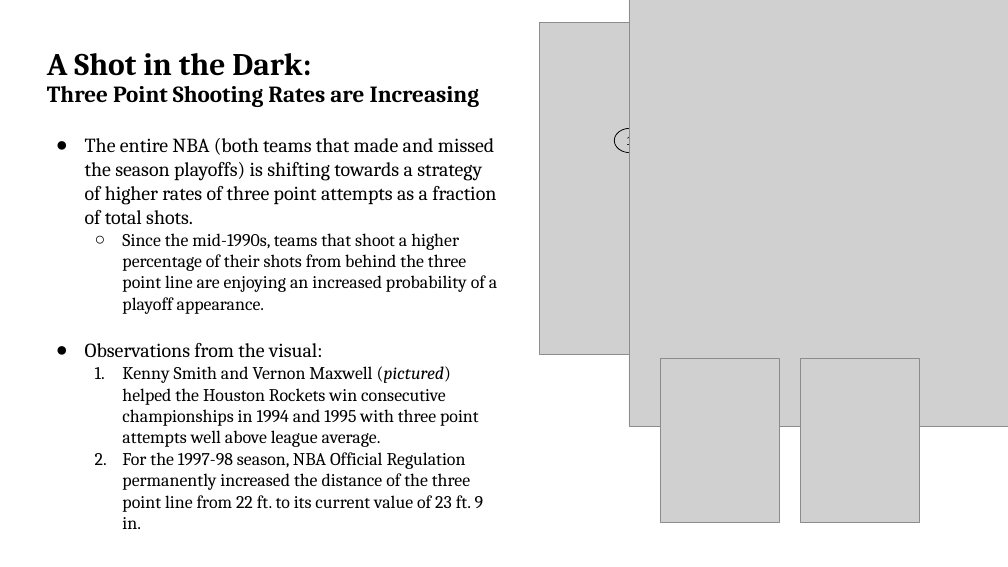
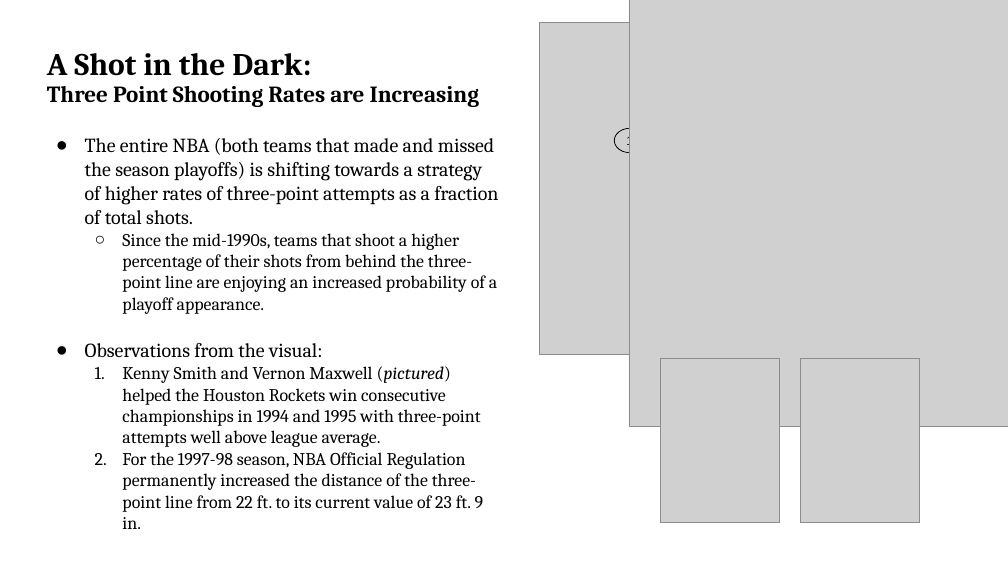
Before and after one commit to chanafin/7-GWHW, a slide deck: slide 3 of thelastdance .pptx. Drawn at 1008x567 pixels with LibreOffice and Linux fonts; fonts in the diff are those of the drawing; grey boxes stand for pictures. Boxes give left, top, right and bottom in pixels: in the first picture for what was removed or moved away, otherwise in the second. Text is boxed around its words. In the diff, an @@ line names an element or a change of style, - is before the commit and + after.

```diff
--- a/thelastdance .pptx
+++ b/thelastdance .pptx
@@ text at [85,138,498,314]: text changed @@
-● The entire NBA (both teams that made and missed the season playoffs) is shifting towards a strategy of higher rates of three point attempts as a fraction of total shots.
-  ○ Since the mid-1990s, teams that shoot a higher percentage of their shots from behind the three point line are enjoying an increased probability of a playoff appearance.
+● The entire NBA (both teams that made and missed the season playoffs) is shifting towards a strategy of higher rates of three-point attempts as a fraction of total shots.
+  ○ Since the mid-1990s, teams that shoot a higher percentage of their shots from behind the three-point line are enjoying an increased probability of a playoff appearance.
@@ text at [122,366,484,529]: text changed @@
-1. Kenny Smith and Vernon Maxwell (pictured) helped the Houston Rockets win consecutive championships in 1994 and 1995 with three point attempts well above league average.
-2. For the 1997-98 season, NBA Official Regulation permanently increased the distance of the three point line from 22 ft. to its current value of 23 ft. 9 in.
+1. Kenny Smith and Vernon Maxwell (pictured) helped the Houston Rockets win consecutive championships in 1994 and 1995 with three-point attempts well above league average.
+2. For the 1997-98 season, NBA Official Regulation permanently increased the distance of the three-point line from 22 ft. to its current value of 23 ft. 9 in.
```
Also in this commit, not shown: 4 other slides changed.
